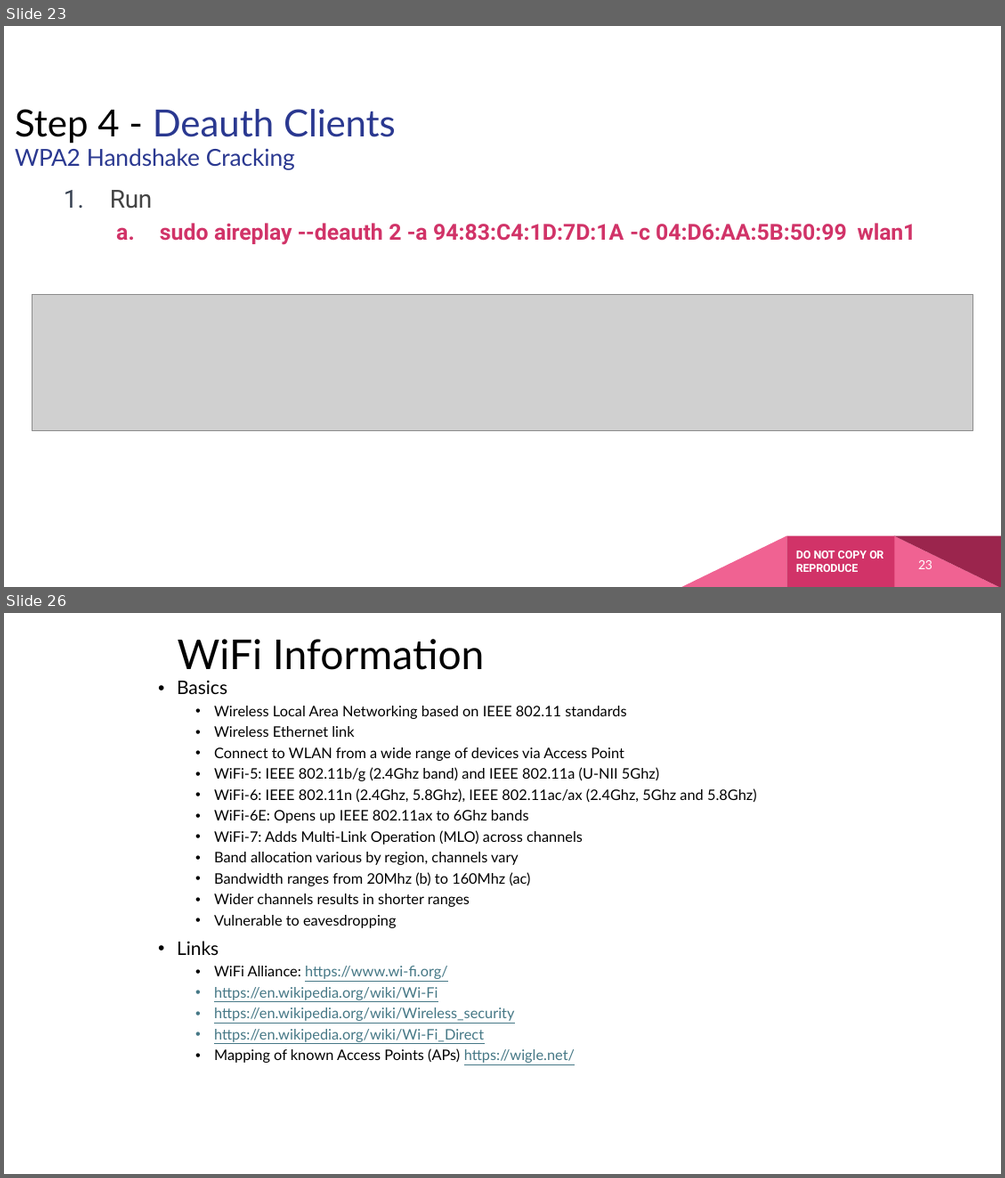
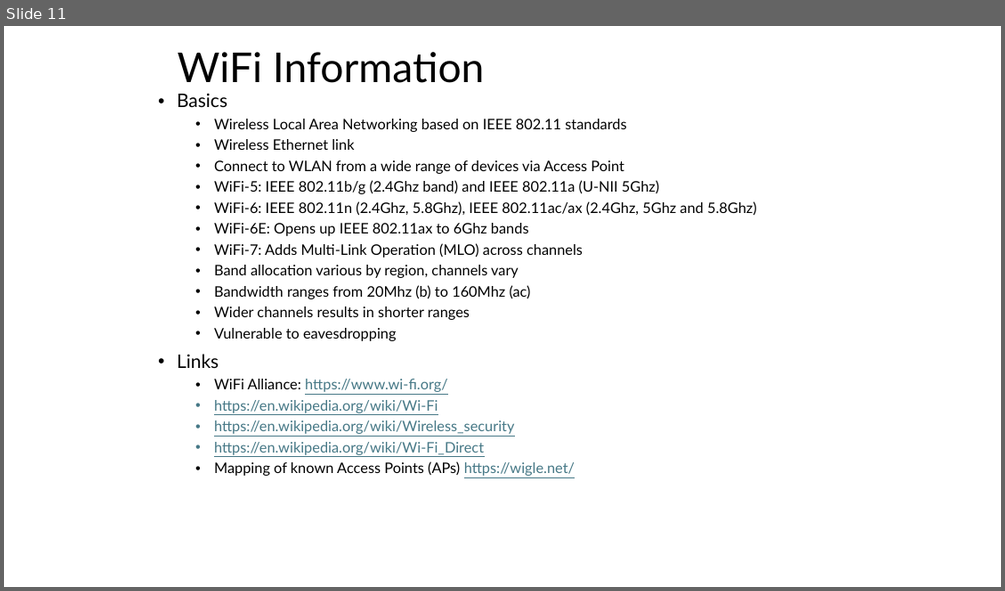
Before and after one commit to nprobert/AutoISAC-ACT-AdvWireless, a slide deck: 3 ACT AW - WiFi.pptx. Shown one above the other, each under a label of ours: slides 23 and 26 before the commit, slide 11 after it; the slides between them are not shown. The pictures are 1005x1178 and 1005x591 pixels, drawn with LibreOffice and Linux fonts; fonts in the diff are those of the drawing; grey boxes stand for pictures. Boxes give left, top, right and bottom in pixels: in the first picture for what was removed or moved away, otherwise in the second. Text is boxed around its words. In the diff, an @@ line names an element or a change of style, - is before the commit and + after.

```diff
--- a/3 ACT AW - WiFi.pptx
+++ b/3 ACT AW - WiFi.pptx
@@ slide 23 removed at (4,26,1001,587), background #FFFFFF @@
@@ title removed at (15,109,396,170) @@
-Step 4 - Deauth Clients
-WPA2 Handshake Cracking
@@ text removed at (110,190,916,245) @@
-1. Run
-  a. sudo aireplay --deauth 2 -a 94:83:C4:1D:7D:1A -c 04:D6:AA:5B:50:99 wlan1
@@ picture removed at (32,295,973,431) @@
@@ freeform shape removed at (681,536,787,587) @@
@@ freeform shape removed at (787,536,895,587) @@
@@ text removed at (796,550,883,572) @@
-DO NOT COPY OR REPRODUCE
@@ freeform shape removed at (894,536,999,587) @@
@@ freeform shape removed at (894,536,1001,587) @@
@@ page number removed at (918,560,932,569) @@
-23
@@ what was slide 26 is now slide 11 @@
```
Also in this commit, not shown: 3 slides changed, 1 slide added, 15 other slides removed, 1 other file.
